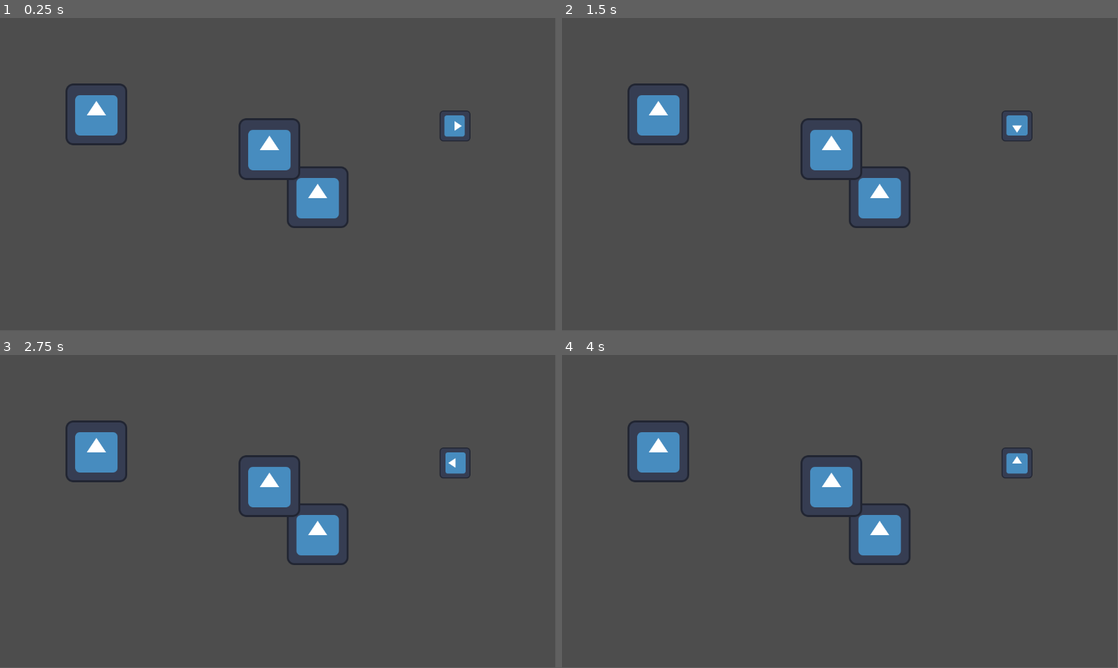
Above: before the commit, frames 1-4 (two rows, left to right).
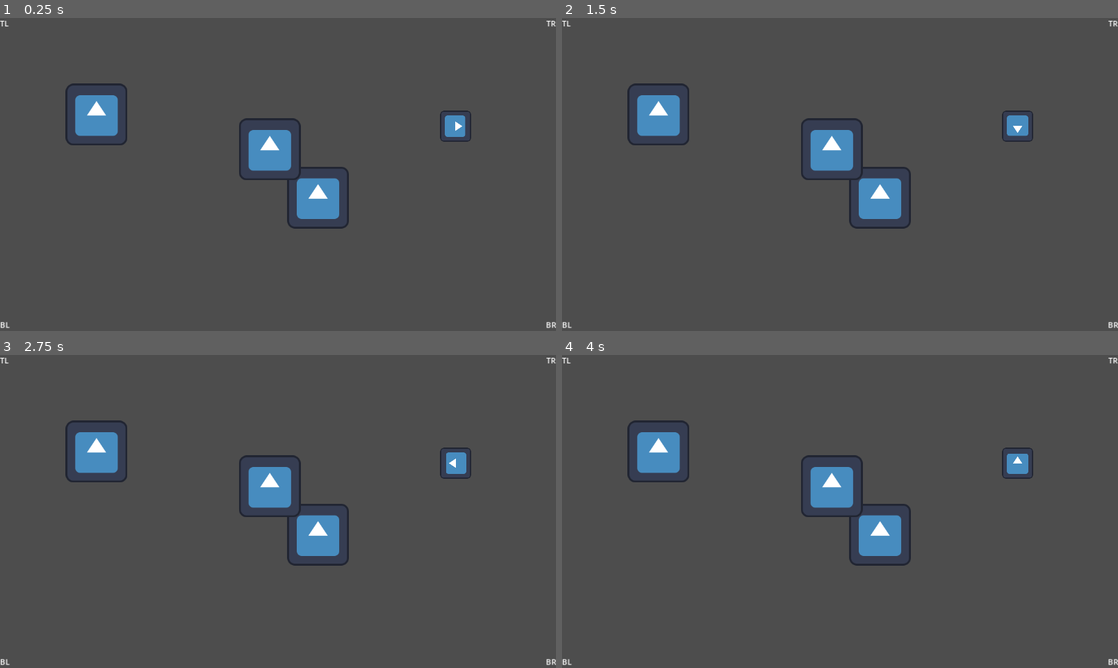
Above: after the commit, the same moments.

Repository: mogitdb/Intro2Godot
Game: Godot game, scene res://main.tscn
Two runs of this game, one before a commit and one after it. Both use one fixed random seed, a clock stepped at 60 frames per second and the inputs below. The engine's default icon, where the game draws it, is replaced by a stand-in: a white triangle on a blue panel in a dark square.
Inputs:
- Up to frame 1 (0.25 s): no input
- Up to frame 2 (1.5 s): tap Enter at 0.5 s
- Up to frame 3 (2.75 s): no input
- Up to frame 4 (4 s): tap Space at 3.5 s
In our replay, the window is 799x449 before the commit and 800x450 after it. These sizes can differ from the game's own. Grey fills any space a smaller window leaves; there, only what the larger window draws over its background counts as a difference.

The runs differ from the first frame. In frame 1, 0.4% of the frame differs, in the area x 0-100%, y 0-100%; in frame 2, 0.4%; in frame 3, 0.4%; in frame 4, 0.4%.

Commit message:
Exercise on Aspect Ratios
Godot Aspect Ratio setup

Diff:
--- a/main.gd
+++ b/main.gd
@@ -1,24 +1,10 @@
 extends Node2D
 
-#var _health: int
-
-
-var _health: int:
-	get = get_health, set = set_health
 
 # Called when the node enters the scene tree for the first time.
 func _ready():
-	_health = (100)
-	print(_health)
+	pass
 
 # Called every frame. 'delta' is the elapsed time since the previous frame.
 func _process(delta):
 	pass
-
-func get_health() -> int:
-	print("Getting")
-	return _health
-
-func set_health(value: int) -> void:
-	print("Setting")
-	_health = value
--- a/main.tscn
+++ b/main.tscn
@@ -21,3 +21,36 @@
 
 [node name="Spinner" parent="." instance=ExtResource("2_1ubq1")]
 position = Vector2(944, 224)
+
+[node name="CanvasLayer" type="CanvasLayer" parent="."]
+
+[node name="MC" type="MarginContainer" parent="CanvasLayer"]
+anchors_preset = 15
+anchor_right = 1.0
+anchor_bottom = 1.0
+grow_horizontal = 2
+grow_vertical = 2
+
+[node name="Label" type="Label" parent="CanvasLayer/MC"]
+layout_mode = 2
+size_flags_horizontal = 0
+size_flags_vertical = 0
+text = "TL"
+
+[node name="Label2" type="Label" parent="CanvasLayer/MC"]
+layout_mode = 2
+size_flags_horizontal = 8
+size_flags_vertical = 0
+text = "TR"
+
+[node name="Label3" type="Label" parent="CanvasLayer/MC"]
+layout_mode = 2
+size_flags_horizontal = 0
+size_flags_vertical = 8
+text = "BL"
+
+[node name="Label4" type="Label" parent="CanvasLayer/MC"]
+layout_mode = 2
+size_flags_horizontal = 8
+size_flags_vertical = 8
+text = "BR"
--- a/project.godot
+++ b/project.godot
@@ -15,6 +15,10 @@
 config/features=PackedStringArray("4.2", "Mobile")
 config/icon="res://icon.svg"
 
+[display]
+
+window/stretch/mode="canvas_items"
+
 [rendering]
 
 renderer/rendering_method="mobile"
